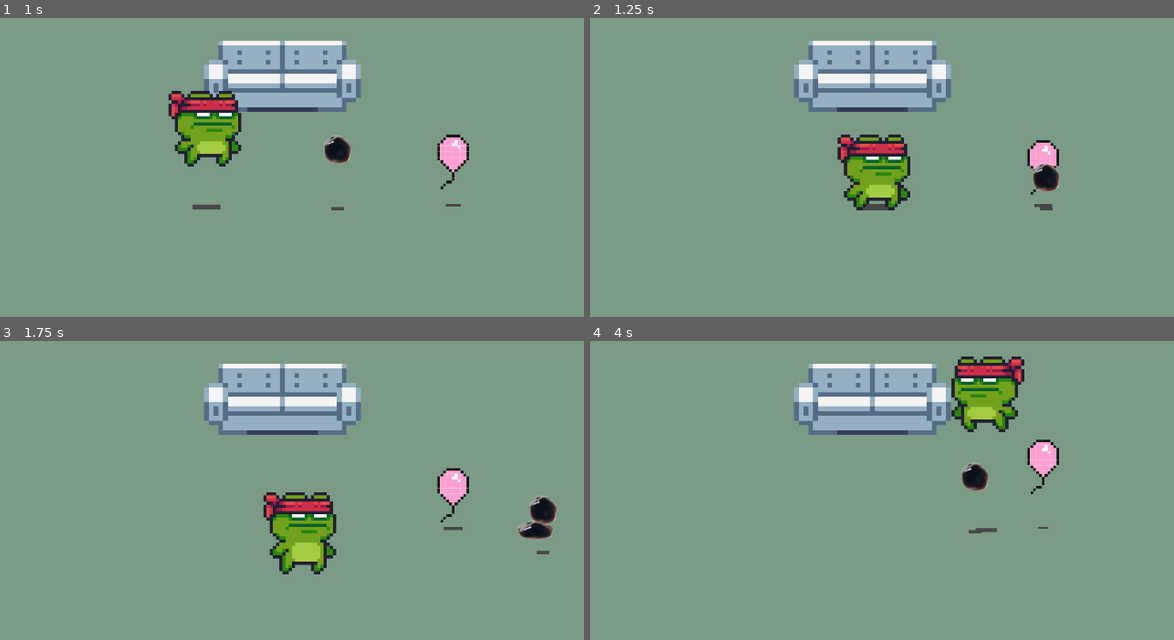
Above: before the commit, frames 1-4 (two rows, left to right).
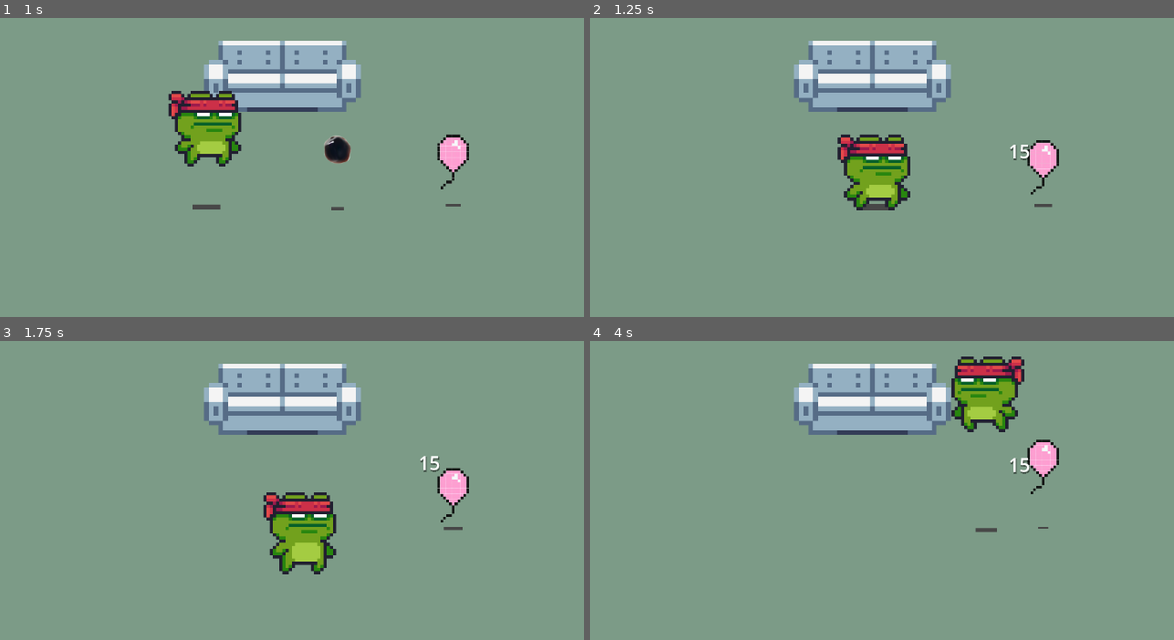
Above: after the commit, the same moments.

Repository: watcharakrit/first-godot
Game: Godot game, scene res://scenes/games.tscn
The game is run twice, just before and just after one commit, with the same random seed, the same clock (stepped at 60 frames per second) and the same inputs.
Inputs (mouse positions are in pixels of both pictures, inside the frame that each line leads up to):
- Up to frame 1 (1 s): tap Enter (ui_accept) at 0.5, 0.77 s; move the mouse to (443, 92) at 0.52 s; press the mouse at (443, 92) at 0.53 s; hold Right (ui_right) from 0.53 s (still down)
- Up to frame 2 (1.25 s): keep holding Right (ui_right)
- Up to frame 3 (1.75 s): move the mouse to (134, 454) at 1.27 s; release Right (ui_right) at 1.28 s; release the mouse at (134, 454) at 1.28 s; hold Down (ui_down) from 1.28 s (still down); click (134, 454) at 1.35 s; tap Enter (ui_accept) at 1.52 s
- Up to frame 4 (4 s): move the mouse to (946, 343) at 2.02 s; release Down (ui_down) at 2.03 s; press the mouse at (946, 343) at 2.03 s; hold Right (ui_right) 2.03-2.78 s; move the mouse to (835, 517) at 2.77 s; release the mouse at (835, 517) at 2.78 s; hold Up (ui_up) 2.78-3.53 s; click (835, 517) at 2.85 s; tap Enter (ui_accept) at 3.02, 3.77 s; move the mouse to (1092, 496) at 3.52 s; press the mouse at (1092, 496) at 3.53 s; hold Left (ui_left) from 3.53 s (still down)

Frame 1 is identical in both runs. In frame 2, 0.4% of the frame differs, in the area x 71-81%, y 42-65%; in frame 3, 0.7%, in the area x 71-96%, y 38-72%; in frame 4, 0.5%.

Commit message:
Added: HitBox, HurtBox and LabelDamage.

Diff:
--- a/props/balloon.tscn
+++ b/props/balloon.tscn
@@ -1,14 +1,18 @@
-[gd_scene load_steps=5 format=3 uid="uid://d4mii6ldrrx25"]
+[gd_scene load_steps=7 format=3 uid="uid://d4mii6ldrrx25"]
 
 [ext_resource type="Script" path="res://scripts/Balloon.gd" id="1_phlnq"]
 [ext_resource type="Script" path="res://props/CharacterBody2D.gd" id="2_2vegc"]
 [ext_resource type="Texture2D" uid="uid://b2y854mwinqgj" path="res://assets/images/balloon.png" id="2_actdd"]
+[ext_resource type="Script" path="res://scripts/HurtBox.gd" id="4_vs0jw"]
 
 [sub_resource type="RectangleShape2D" id="RectangleShape2D_1r24r"]
 size = Vector2(4, 1)
 
+[sub_resource type="CircleShape2D" id="CircleShape2D_kpwkx"]
+radius = 5.0
+
 [node name="Balloon" type="StaticBody2D"]
-collision_layer = 16
+collision_layer = 0
 collision_mask = 0
 script = ExtResource("1_phlnq")
 
@@ -40,4 +44,14 @@
 texture = ExtResource("2_actdd")
 offset = Vector2(2.08165e-12, -313)
 
+[node name="HurtBox" type="Area2D" parent="CharacterBody2D"]
+script = ExtResource("4_vs0jw")
+
+[node name="CollisionShape2D" type="CollisionShape2D" parent="CharacterBody2D/HurtBox"]
+position = Vector2(0, -14)
+shape = SubResource("CircleShape2D_kpwkx")
+
+[node name="Marker2DLabelDamage" type="Marker2D" parent="."]
+position = Vector2(-3, -17)
+
 [connection signal="height_change" from="CharacterBody2D" to="." method="_on_character_body_2d_height_change"]
--- a/props/milktea_bubble.gd
+++ b/props/milktea_bubble.gd
@@ -4,10 +4,12 @@
 @export var speed := 150.0
 @export var lifetime := 3
 @export var height := 15
+@export var damage := 15
 
 var direction := Vector2.RIGHT
 
 @onready var milktea_bubble = $"Milktea-bubble"
+@onready var hitbox = $"Milktea-bubble/HitBox/CollisionShape2D"
 @onready var timer = $Timer
 
 # Called when the node enters the scene tree for the first time.
@@ -22,6 +24,7 @@
 		position += direction * speed * delta
 	else:
 		milktea_bubble.texture = MILKTEA_BUBBLE_DIED
+		hitbox.disabled = true
 
 func _on_timeout():
 	queue_free()
@@ -30,3 +33,6 @@
 func _on_bubble_height_change(_height):
 	milktea_bubble.position.y = _height
 	height = _height * -1
+
+func on_impacted():
+	queue_free()
--- a/props/milktea_bubble.tscn
+++ b/props/milktea_bubble.tscn
@@ -1,9 +1,13 @@
-[gd_scene load_steps=6 format=3 uid="uid://1ji4byyko450"]
+[gd_scene load_steps=8 format=3 uid="uid://1ji4byyko450"]
 
 [ext_resource type="Script" path="res://props/milktea_bubble.gd" id="1_gwtu0"]
 [ext_resource type="Texture2D" uid="uid://ctfsccbx740md" path="res://assets/images/milktea-bubble.png" id="2_n40cv"]
 [ext_resource type="Script" path="res://props/BubbleHeight.gd" id="3_3qser"]
 [ext_resource type="Script" path="res://props/LabelBubbleHeight.gd" id="4_adeg1"]
+[ext_resource type="Script" path="res://scripts/HitBox.gd" id="5_akec4"]
+
+[sub_resource type="CircleShape2D" id="CircleShape2D_t7pak"]
+radius = 4.0
 
 [sub_resource type="LabelSettings" id="LabelSettings_cok2k"]
 font_size = 30
@@ -29,6 +33,15 @@
 texture = ExtResource("2_n40cv")
 offset = Vector2(0, -11.1111)
 
+[node name="HitBox" type="Area2D" parent="Milktea-bubble"]
+position = Vector2(0, 77.7778)
+scale = Vector2(11.1111, 11.1111)
+script = ExtResource("5_akec4")
+
+[node name="CollisionShape2D" type="CollisionShape2D" parent="Milktea-bubble/HitBox"]
+position = Vector2(0, -8)
+shape = SubResource("CircleShape2D_t7pak")
+
 [node name="Timer" type="Timer" parent="."]
 one_shot = true
 
--- a/props/sofa-white-y-sorting.tscn
+++ b/props/sofa-white-y-sorting.tscn
@@ -3,26 +3,16 @@
 [ext_resource type="Texture2D" uid="uid://c0cm6l5ykgtcm" path="res://assets/images/PixelOfficeAssets.png" id="1_mscu4"]
 [ext_resource type="Script" path="res://props/SofaWhiteHitBox.gd" id="2_5nry1"]
 
+[sub_resource type="RectangleShape2D" id="RectangleShape2D_m286u"]
+size = Vector2(32, 4)
+
 [sub_resource type="CircleShape2D" id="CircleShape2D_t3yj1"]
 radius = 20.7096
-
-[sub_resource type="RectangleShape2D" id="RectangleShape2D_m286u"]
-size = Vector2(32, 4)
 
 [node name="SofaWhite" type="StaticBody2D"]
 scale = Vector2(1.5, 1.5)
 collision_layer = 16
 collision_mask = 0
-
-[node name="Area2D" type="Area2D" parent="."]
-visible = false
-collision_layer = 0
-collision_mask = 0
-script = ExtResource("2_5nry1")
-
-[node name="CollisionShape2D" type="CollisionShape2D" parent="Area2D"]
-visible = false
-shape = SubResource("CircleShape2D_t3yj1")
 
 [node name="PixelOfficeAssets" type="Sprite2D" parent="."]
 texture = ExtResource("1_mscu4")
@@ -34,3 +24,11 @@
 position = Vector2(0, -2)
 shape = SubResource("RectangleShape2D_m286u")
 debug_color = Color(0.765938, 0.426917, 0.374437, 0.42)
+
+[node name="Area2D" type="Area2D" parent="."]
+collision_layer = 0
+collision_mask = 0
+script = ExtResource("2_5nry1")
+
+[node name="CollisionShape2D" type="CollisionShape2D" parent="Area2D"]
+shape = SubResource("CircleShape2D_t3yj1")
--- a/scenes/games.tscn
+++ b/scenes/games.tscn
@@ -41,89 +41,6 @@
 position = Vector2(-69, 31)
 height = 1.615
 
-[node name="Ballons" type="Node2D" parent="."]
-visible = false
-y_sort_enabled = true
-position = Vector2(-62, 0)
-
-[node name="Balloon" parent="Ballons" instance=ExtResource("3_ph8cf")]
-position = Vector2(50, 36)
-
-[node name="Balloon2" parent="Ballons" instance=ExtResource("3_ph8cf")]
-position = Vector2(63, 36)
-
-[node name="Balloon3" parent="Ballons" instance=ExtResource("3_ph8cf")]
-position = Vector2(76, 36)
-
-[node name="Ballons2" type="Node2D" parent="."]
-visible = false
-y_sort_enabled = true
-position = Vector2(-62, -15)
-
-[node name="Balloon" parent="Ballons2" instance=ExtResource("3_ph8cf")]
-position = Vector2(50, 36)
-
-[node name="Balloon2" parent="Ballons2" instance=ExtResource("3_ph8cf")]
-position = Vector2(63, 36)
-
-[node name="Balloon3" parent="Ballons2" instance=ExtResource("3_ph8cf")]
-position = Vector2(76, 36)
-
-[node name="Ballons3" type="Node2D" parent="."]
-visible = false
-y_sort_enabled = true
-position = Vector2(-62, -30)
-
-[node name="Balloon" parent="Ballons3" instance=ExtResource("3_ph8cf")]
-position = Vector2(50, 36)
-
-[node name="Balloon2" parent="Ballons3" instance=ExtResource("3_ph8cf")]
-position = Vector2(63, 36)
-
-[node name="Balloon3" parent="Ballons3" instance=ExtResource("3_ph8cf")]
-position = Vector2(76, 36)
-
-[node name="Ballons4" type="Node2D" parent="."]
-visible = false
-y_sort_enabled = true
-position = Vector2(0, -15)
-
-[node name="Balloon" parent="Ballons4" instance=ExtResource("3_ph8cf")]
-position = Vector2(50, 36)
-
-[node name="Balloon2" parent="Ballons4" instance=ExtResource("3_ph8cf")]
-position = Vector2(63, 36)
-
-[node name="Balloon3" parent="Ballons4" instance=ExtResource("3_ph8cf")]
-position = Vector2(76, 36)
-
-[node name="Ballons5" type="Node2D" parent="."]
-visible = false
-y_sort_enabled = true
-position = Vector2(0, -29)
-
-[node name="Balloon" parent="Ballons5" instance=ExtResource("3_ph8cf")]
-position = Vector2(50, 36)
-
-[node name="Balloon2" parent="Ballons5" instance=ExtResource("3_ph8cf")]
-position = Vector2(63, 36)
-
-[node name="Balloon3" parent="Ballons5" instance=ExtResource("3_ph8cf")]
-position = Vector2(76, 36)
-
-[node name="Ballons6" type="Node2D" parent="."]
-visible = false
-y_sort_enabled = true
-
-[node name="Balloon" parent="Ballons6" instance=ExtResource("3_ph8cf")]
-position = Vector2(50, 36)
-
-[node name="Balloon2" parent="Ballons6" instance=ExtResource("3_ph8cf")]
-position = Vector2(63, 36)
-
-[node name="Balloon3" parent="Ballons6" instance=ExtResource("3_ph8cf")]
-position = Vector2(76, 36)
-
 [node name="Path2D" type="Path2D" parent="."]
 visible = false
 curve = SubResource("Curve2D_6ae2v")
--- a/scripts/Balloon.gd
+++ b/scripts/Balloon.gd
@@ -4,6 +4,9 @@
 
 @onready var shadow = $Shadow
 @onready var balloon = $CharacterBody2D
+const LABEL_DAMAGE = preload("res://ui/label_damage.tscn")
+@onready var marker_2d_label_damage = $Marker2DLabelDamage
+
 
 func _ready():
 	var _height = height * -1
@@ -18,3 +21,9 @@
 
 func _on_character_body_2d_height_change(_height):
 	height = _height * -1
+
+func take_damage(damage):
+	var labelDamage = LABEL_DAMAGE.instantiate()
+	labelDamage.position = marker_2d_label_damage.position
+	labelDamage.damage = damage
+	add_child(labelDamage)
--- a/scripts/HitBox.gd
+++ b/scripts/HitBox.gd
@@ -1,8 +1,19 @@
 class_name HitBox
 extends Area2D
 
-@export var damage = 10
+@export var damage := 10
 
 func _init():
-	collision_layer = 2
-	collision_mask = 0
+	collision_layer = 10
+	collision_mask = 10
+
+func _ready():
+	self.area_entered.connect(_on_area_entered)
+	damage = owner.damage
+
+func _on_area_entered(hurtBox: HurtBox):
+	if hurtBox == null:
+		return
+
+	if owner.has_method('on_impacted'):
+		owner.on_impacted()
--- /dev/null
+++ b/scripts/HurtBox.gd
@@ -0,0 +1,16 @@
+class_name HurtBox
+extends Area2D
+
+func _init():
+	collision_layer = 10
+	collision_mask = 10
+
+func _ready():
+	self.area_entered.connect(_on_area_entered)
+
+func _on_area_entered(hitBox: HitBox):
+	if hitBox == null:
+		return
+
+	if owner.has_method('take_damage'):
+		owner.take_damage(hitBox.damage)
--- /dev/null
+++ b/ui/label_damage.gd
@@ -0,0 +1,14 @@
+extends CanvasGroup
+@onready var text = $Text
+
+@export var damage := 0
+
+# Called when the node enters the scene tree for the first time.
+func _ready():
+	text.text = str(damage)
+	var text_transition = create_tween()
+	text_transition.tween_property(self, "position", Vector2(position.x, position.y - 10), .5)
+	text_transition.tween_callback(end)
+
+func end():
+	queue_free()
--- /dev/null
+++ b/ui/label_damage.tscn
@@ -0,0 +1,30 @@
+[gd_scene load_steps=3 format=3 uid="uid://cumc1iep80ov4"]
+
+[ext_resource type="Script" path="res://ui/label_damage.gd" id="1_rd3g5"]
+
+[sub_resource type="LabelSettings" id="LabelSettings_vd2sq"]
+font_size = 30
+shadow_size = 4
+shadow_color = Color(0, 0, 0, 0.266667)
+shadow_offset = Vector2(1, 2)
+
+[node name="LabelDamage" type="CanvasGroup"]
+scale = Vector2(0.2, 0.2)
+script = ExtResource("1_rd3g5")
+
+[node name="Text" type="Label" parent="."]
+anchors_preset = 8
+anchor_left = 0.5
+anchor_top = 0.5
+anchor_right = 0.5
+anchor_bottom = 0.5
+offset_left = -40.0
+offset_top = -20.0
+offset_right = 36.0
+offset_bottom = 22.0
+grow_horizontal = 2
+grow_vertical = 2
+pivot_offset = Vector2(13, 11)
+size_flags_horizontal = 4
+text = "0000!"
+label_settings = SubResource("LabelSettings_vd2sq")
